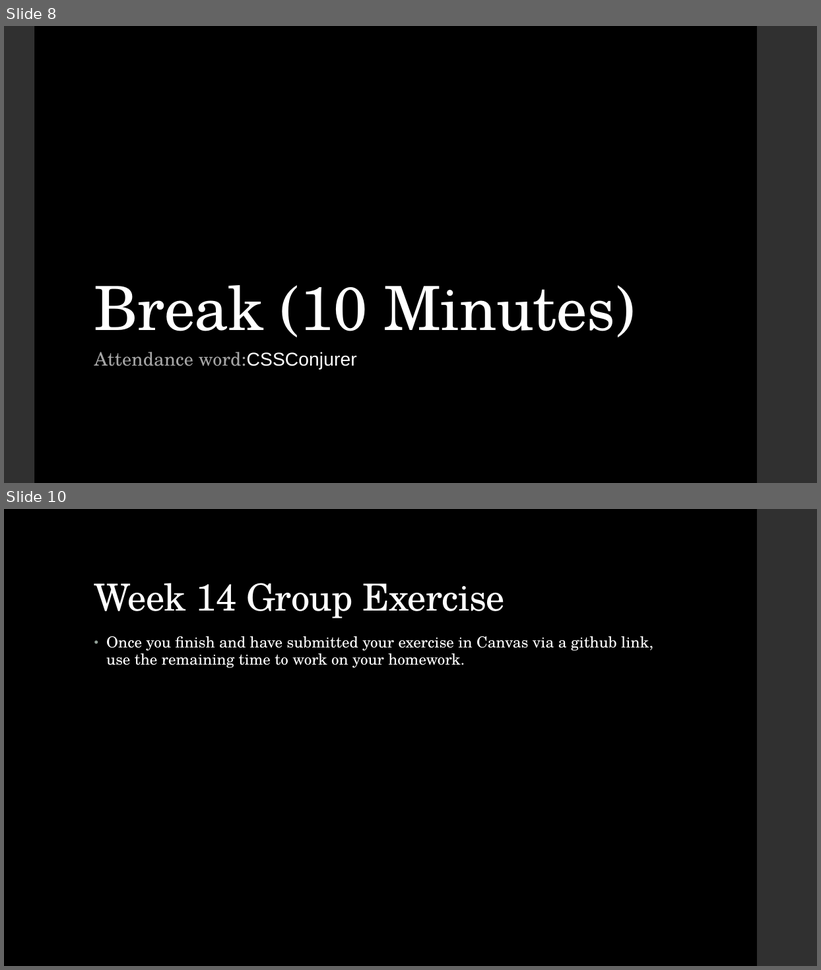
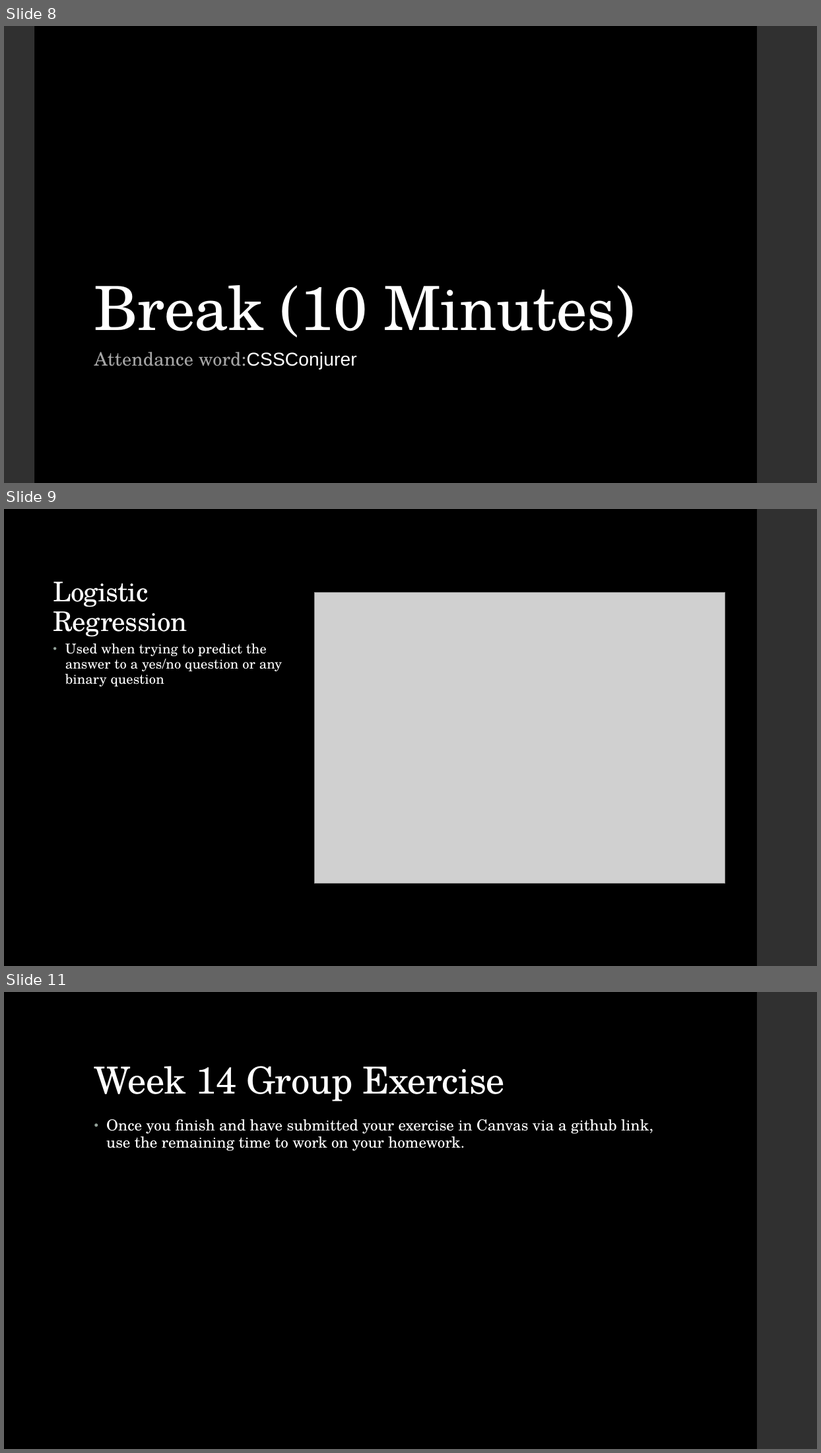
Before and after one commit to LaunchCoderGirlSTL/Data-Science-Assignments, a slide deck: course_material/week_14/week_14_presentation.pptx. Shown one above the other, each under a label of ours: slides 8 and 10 before the commit, slides 8, 9 and 11 after it; the slides between them are not shown. The pictures are 821x970 and 821x1453 pixels, drawn with LibreOffice and Linux fonts; fonts in the diff are those of the drawing; grey boxes stand for pictures. Boxes give left, top, right and bottom in pixels: in the first picture for what was removed or moved away, otherwise in the second. Text is boxed around its words. In the diff, an @@ line names an element or a change of style, - is before the commit and + after.

```diff
--- a/course_material/week_14/week_14_presentation.pptx
+++ b/course_material/week_14/week_14_presentation.pptx
@@ slide 9 added at (x1=4, y1=509, x2=817, y2=966), background #000000; not listed: 1 template element that a slide beside it also shows @@
@@ title added at (x1=53, y1=582, x2=187, y2=637), 32 pt, text #FFFFFF @@
+Logistic Regression
@@ picture added at (x1=314, y1=593, x2=725, y2=884) @@
@@ text added at (x1=65, y1=644, x2=282, y2=687), 16 pt, text #FFFFFF @@
+• Used when trying to predict the answer to a yes/no question or any binary question
@@ what was slide 10 is now slide 11 @@
```
Also in this commit, not shown: 2 slides changed, 1 other slide added, 1 slide removed, 4 other files.
